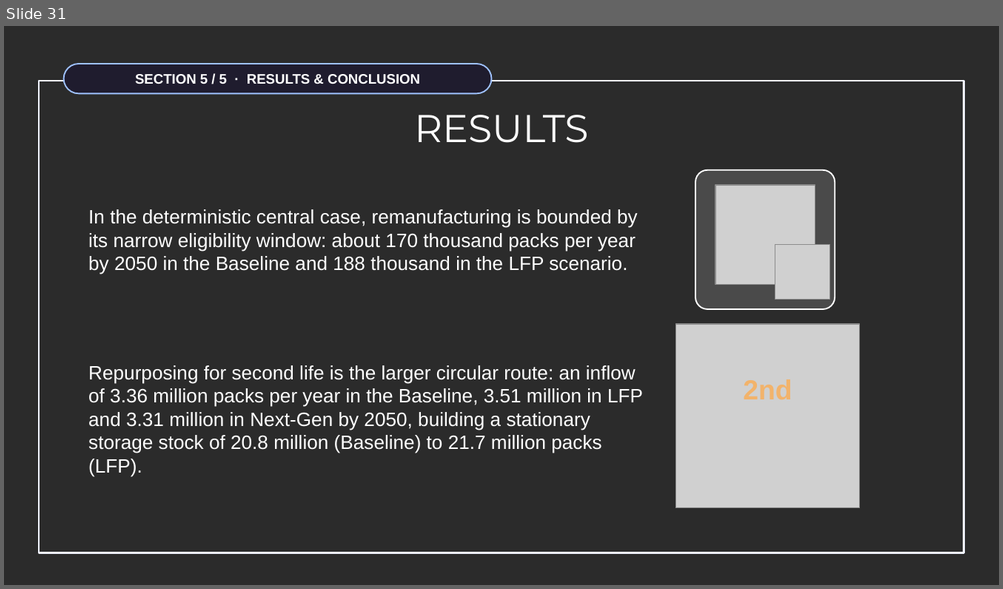
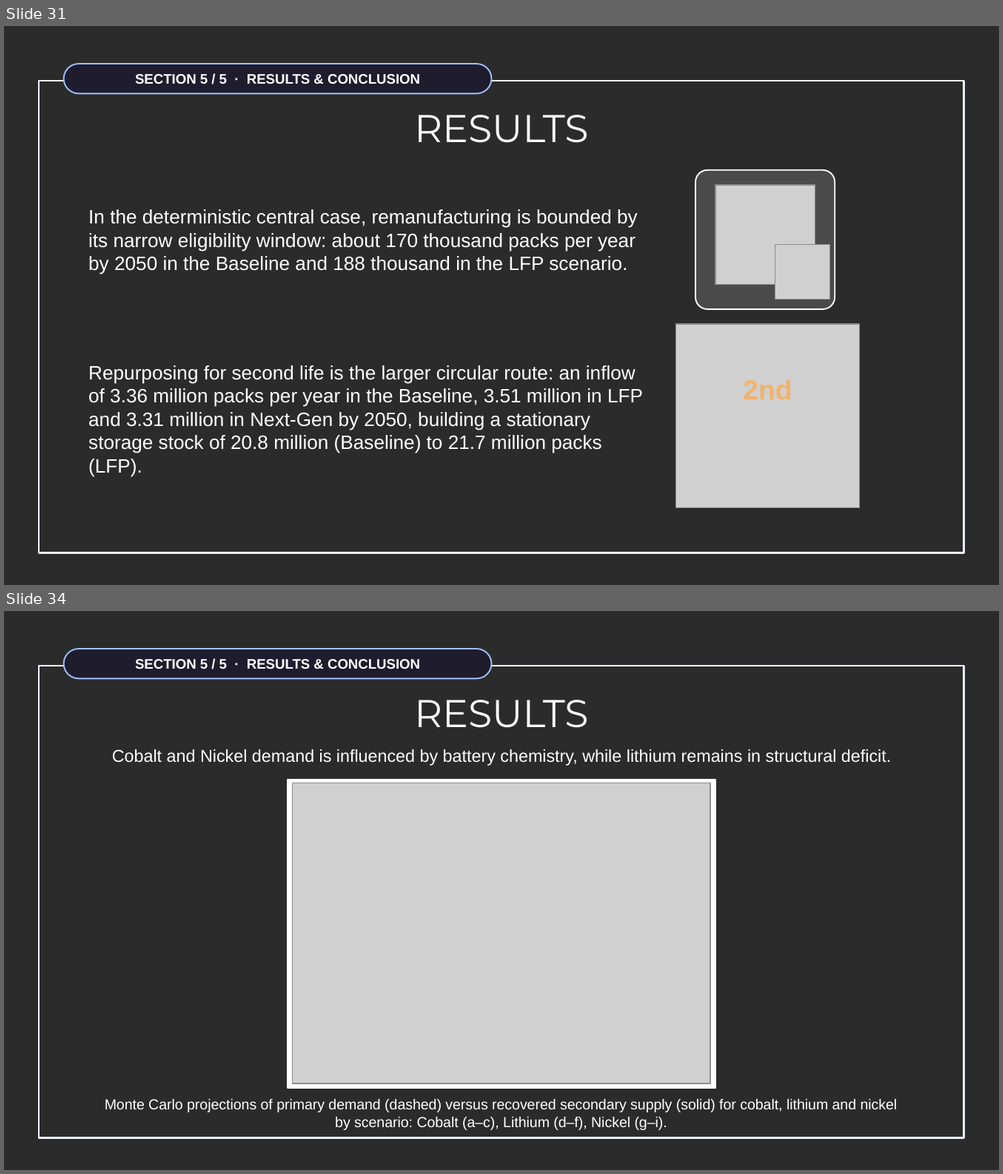
Before and after one commit to OfficialMatteoPiras/ManagementEngineering, a slide deck: SmartOperationsAndSupplyChain Management/pdf/Battery Circularity-claude.pptx. Shown one above the other, each under a label of ours: slide 31 before the commit, slides 31 and 34 after it; the slides between them are not shown. The pictures are 1003x589 and 1003x1174 pixels, drawn with LibreOffice and Linux fonts; fonts in the diff are those of the drawing; grey boxes stand for pictures; background and template pictures are left out; a plain dark background stands for a picture behind light text. Boxes give left, top, right and bottom in pixels: in the first picture for what was removed or moved away, otherwise in the second. Text is boxed around its words. In the diff, an @@ line names an element or a change of style, - is before the commit and + after.

Commit message:
vault backup: 2026-11-09 11:41:00 | hostname: M1_Laptop | # files: 1 | files: M SmartOperationsAndSupplyChain Management/pdf/Battery Circularity-claude.pptx

```diff
--- a/SmartOperationsAndSupplyChain Management/pdf/Battery Circularity-claude.pptx
+++ b/SmartOperationsAndSupplyChain Management/pdf/Battery Circularity-claude.pptx
@@ slide 34 added at (4,611,999,1170), background picture (left out) @@
@@ rounded rectangle added at (64,649,492,678), fill #1F1C2E, outline #9FC2FF 1 pt, 10 pt, text #FFFFFF, bold @@
+SECTION 5 / 5 · RESULTS & CONCLUSION
@@ rectangle added at (39,666,964,1138), outline #F0F3FF 1.5 pt @@
@@ text added at (414,700,588,728), 28 pt, text #FFFFFF @@
+RESULTS
@@ text added at (112,749,891,766), 12.5 pt, text #FFFFFF @@
+Cobalt and Nickel demand is influenced by battery chemistry, while lithium remains in structural deficit.
@@ rectangle added at (287,780,715,1088), fill #FFFFFF, outline #FFFFFF 1 pt @@
@@ picture added at (293,783,710,1083) @@
@@ text added at (105,1099,897,1130), 10.5 pt, text #FFFFFF @@
+Monte Carlo projections of primary demand (dashed) versus recovered secondary supply (solid) for cobalt, lithium and nickel by scenario: Cobalt (a–c), Lithium (d–f), Nickel (g–i).
```
Also in this commit, not shown: 3 other slides added.
